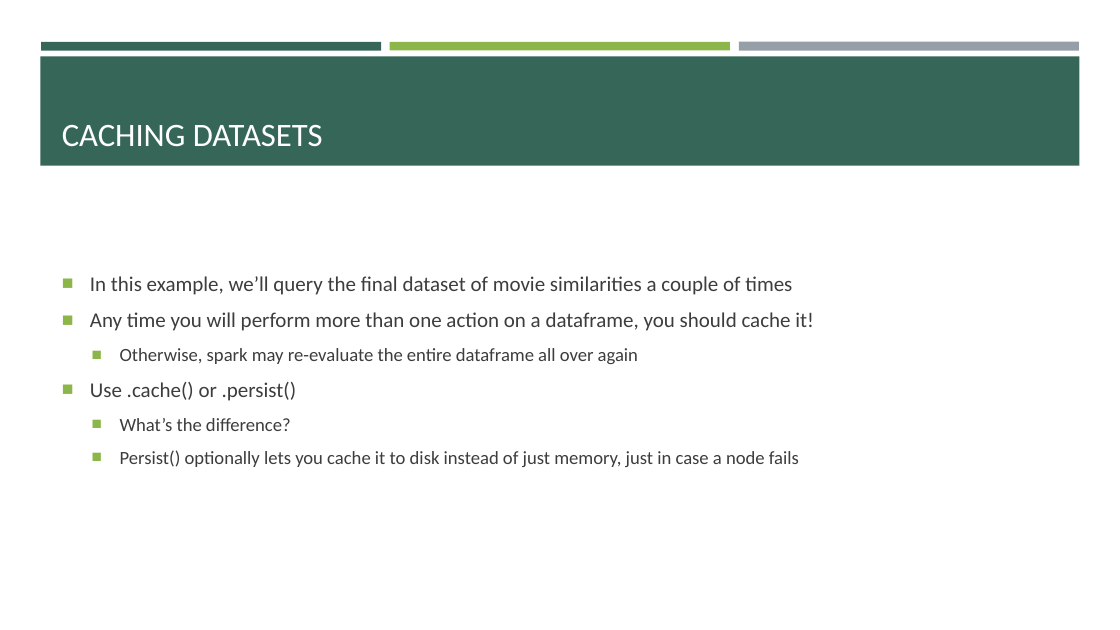
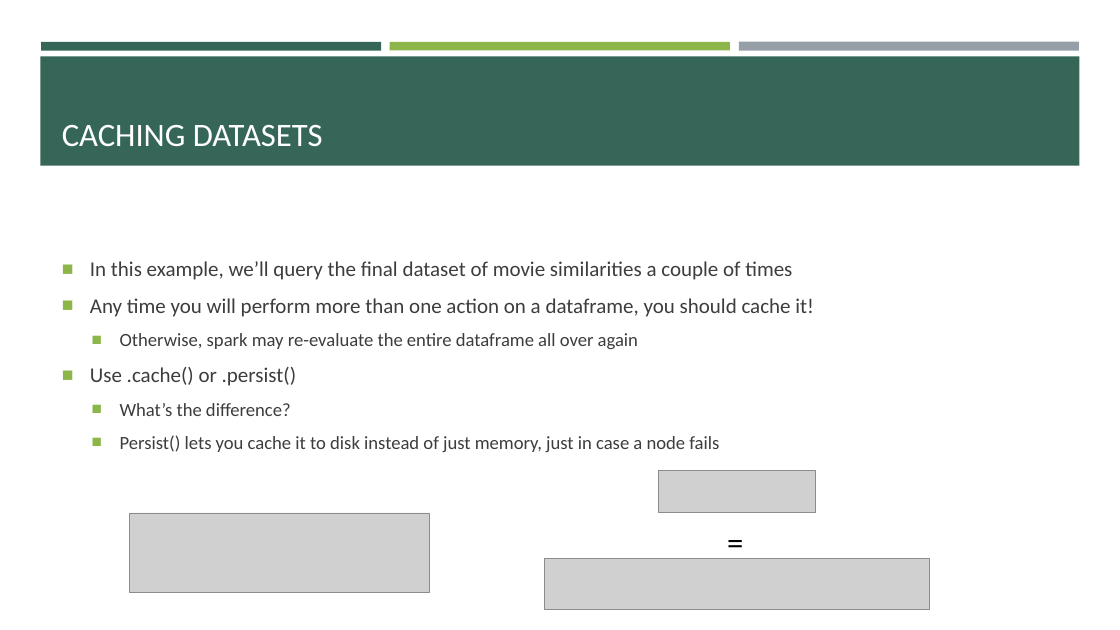
Before and after one commit to e-m-wilson/data_engineering, a slide deck: slide 91 of spark/Spark.pptx. Drawn at 1120x630 pixels with LibreOffice and Linux fonts; fonts in the diff are those of the drawing; grey boxes stand for pictures. Boxes give left, top, right and bottom in pixels: in the first picture for what was removed or moved away, otherwise in the second. Text is boxed around its words. In the diff, an @@ line names an element or a change of style, - is before the commit and + after.

```diff
--- a/spark/Spark.pptx
+++ b/spark/Spark.pptx
@@ text at <box>120,435,719,452</box>: text changed @@
-  ■ Persist() optionally lets you cache it to disk instead of just memory, just in case a node fails
+  ■ Persist() lets you cache it to disk instead of just memory, just in case a node fails
@@ picture added at <box>659,471,816,513</box> @@
@@ picture added at <box>130,513,430,592</box> @@
@@ text added at <box>719,518,755,565</box>, 28 pt, text #000000 @@
+=
@@ picture added at <box>544,559,930,609</box> @@
```
Also in this commit, not shown: 6 other files.
